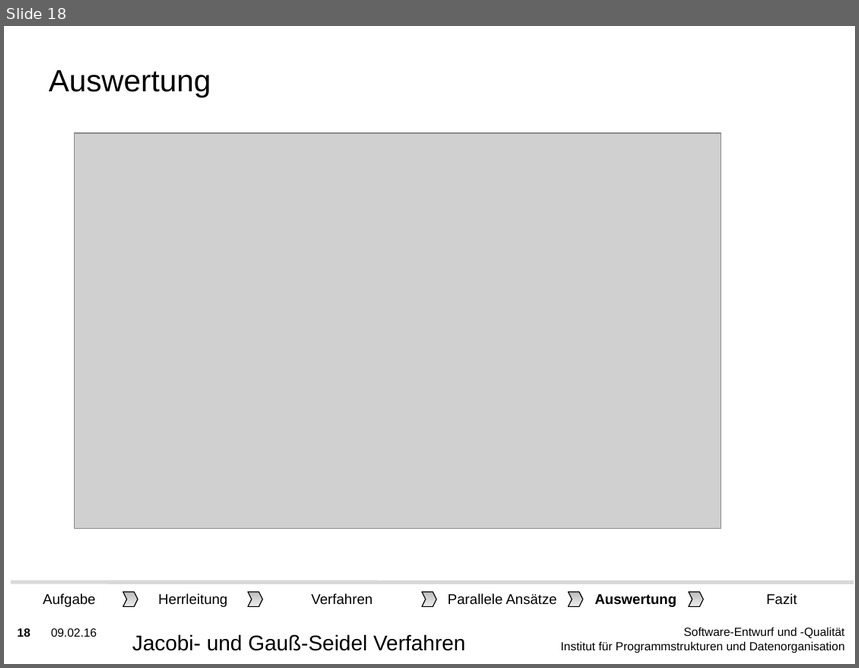
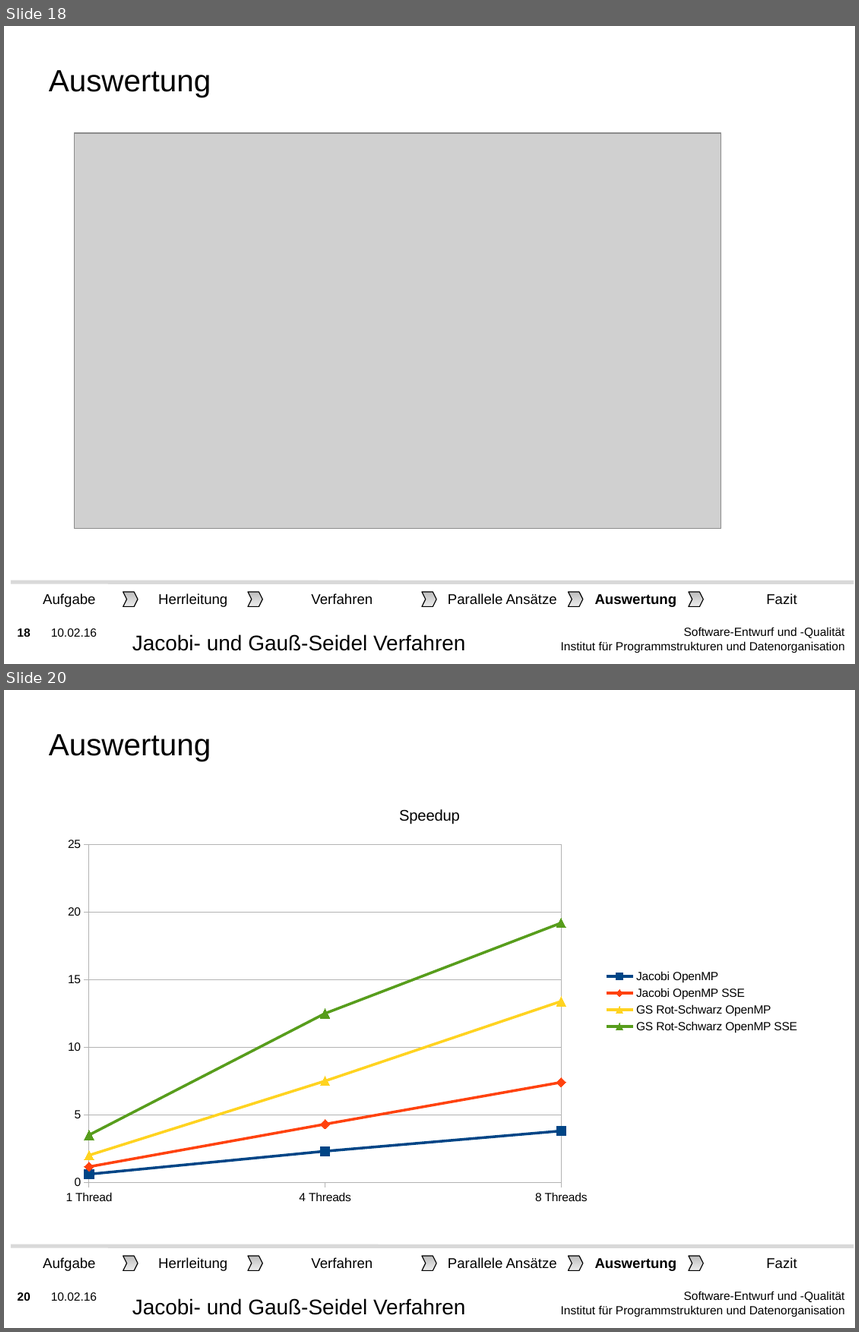
Before and after one commit to lutteropp/parallelDG, a slide deck: präsident/KIT-Masterslides-DE-SDQ.odp. Shown one above the other, each under a label of ours: slide 18 before the commit, slides 18 and 20 after it; the slides between them are not shown. The pictures are 859x668 and 859x1332 pixels, drawn with LibreOffice and Linux fonts; fonts in the diff are those of the drawing; grey boxes stand for pictures; background and template pictures are left out. Boxes give left, top, right and bottom in pixels: in the first picture for what was removed or moved away, otherwise in the second. Text is boxed around its words. In the diff, an @@ line names an element or a change of style, - is before the commit and + after.

```diff
--- a/präsident/KIT-Masterslides-DE-SDQ.odp
+++ b/präsident/KIT-Masterslides-DE-SDQ.odp
@@ slide 20 added at bbox=[4, 690, 855, 1328], background picture (left out); not listed: 3 template elements that a slide beside it also shows @@
@@ title added at bbox=[49, 734, 211, 761], 26 pt, text #000000 @@
+Auswertung
@@ line chart added at bbox=[51, 790, 808, 1213] @@
+title "Speedup"
+categories: 1 Thread, 4 Threads, 8 Threads
+Jacobi OpenMP: 0.6, 2.3, 3.8
+Jacobi OpenMP SSE: 1.1, 4.3, 7.4
+GS Rot-Schwarz OpenMP: 2, 7.5, 13.4
+GS Rot-Schwarz OpenMP SSE: 3.5, 12.5, 19.2
@@ group added at bbox=[11, 1246, 854, 1277]: 6 rectangles, 5 freeform shapes, 1 line @@
+Herrleitung
+Auswertung
+Verfahren
+Fazit
+Aufgabe
+Parallele Ansätze
@@ text added at bbox=[132, 1299, 465, 1315], 18 pt, text #000000 @@
+Jacobi- und Gauß-Seidel Verfahren
@@ slide 18 changed as well @@
@@ text at bbox=[51, 629, 97, 637]: text changed @@
-09.02.16
+10.02.16
```
Also in this commit, not shown: 19 other slides changed, 1 other slide added, 1 other file.
